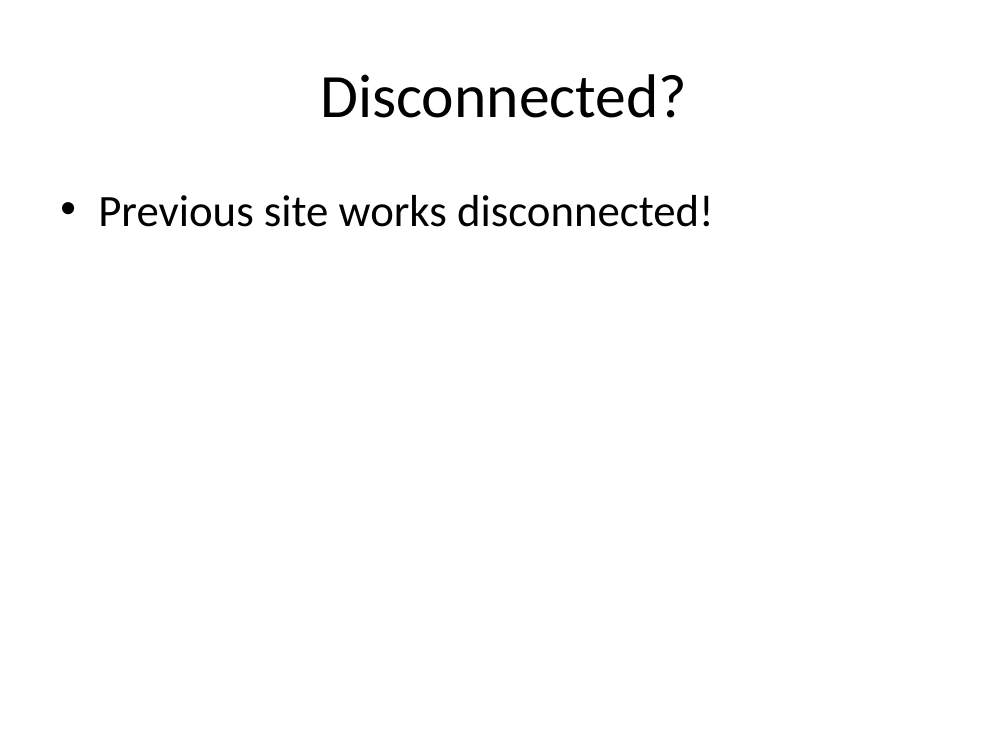
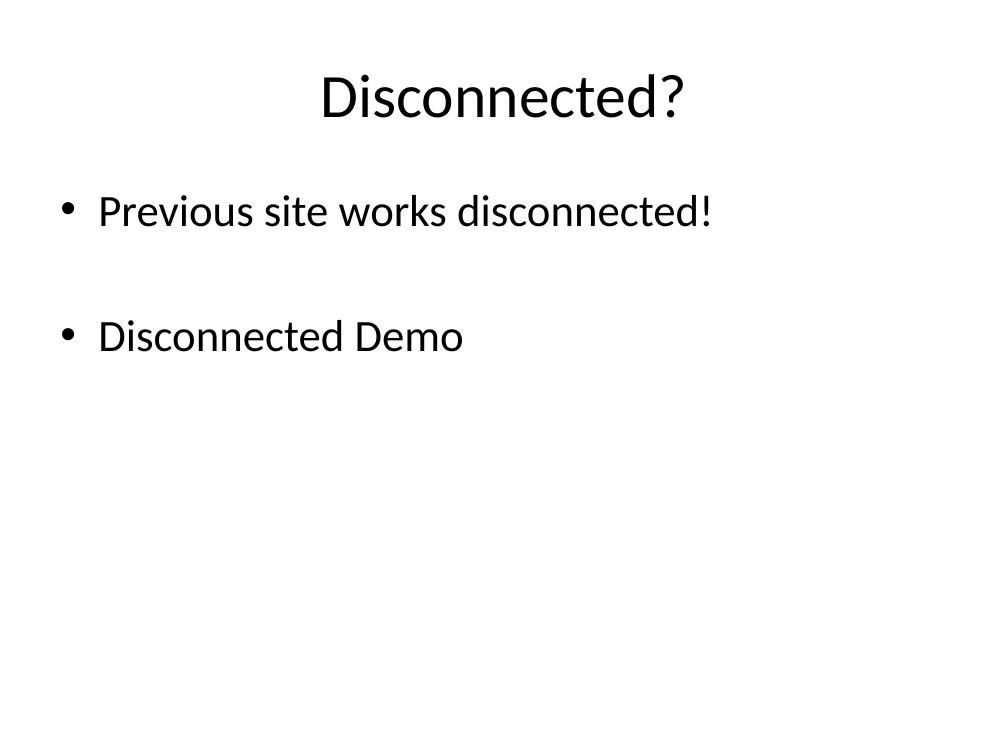
Before and after one commit to chadmichel/IndexedDB_And_Random_Presentation, a slide deck: slide 25 of IndexedDB_And_Random.pptx. Drawn at 1008x756 pixels with LibreOffice and Linux fonts; fonts in the diff are those of the drawing. Boxes give left, top, right and bottom in pixels: in the first picture for what was removed or moved away, otherwise in the second. Text is boxed around its words. In the diff, an @@ line names an element or a change of style, - is before the commit and + after.

```diff
--- a/IndexedDB_And_Random.pptx
+++ b/IndexedDB_And_Random.pptx
@@ text at box(98, 320, 464, 352): paragraph added @@
+• Disconnected Demo
```
Also in this commit, not shown: 1 other slide changed, 2 other files.
